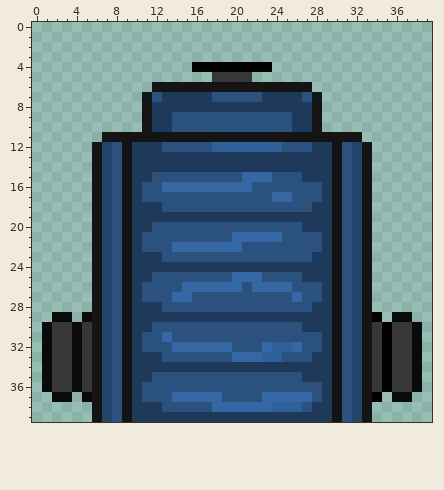
One commit to this pixel-art sprite: img/truck_tail_up.png. Above, as it was before the edit.
The file is 40x40 pixels.
The result:
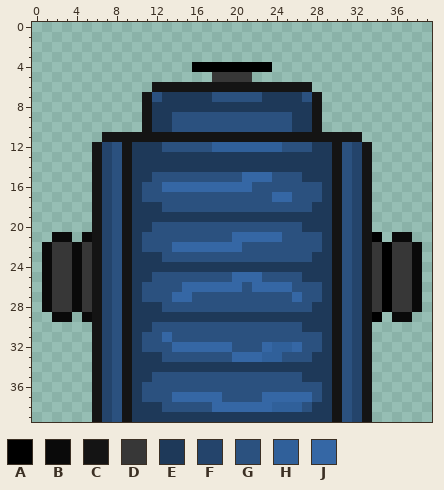
Palette (. is transparent): A #000000  B #0a0a0a  C #141414  D #373737  E #1e3959  F #24446b  G #2b517f  H #30609a  J #3567a5
The exact change:
y 21: x 2..3 .. -> BB; x 5 . -> B; x 34 . -> A; x 36..37 .. -> BB
y 22..28: x 1..5 ..... -> BDDBD; x 34..38 ..... -> DADDB
y 30..36: x 1..5 BDDBD -> .....; x 34..38 DADDB -> .....
y 37: x 2..3 BB -> ..; x 5 B -> .; x 34 A -> .; x 36..37 BB -> ..
